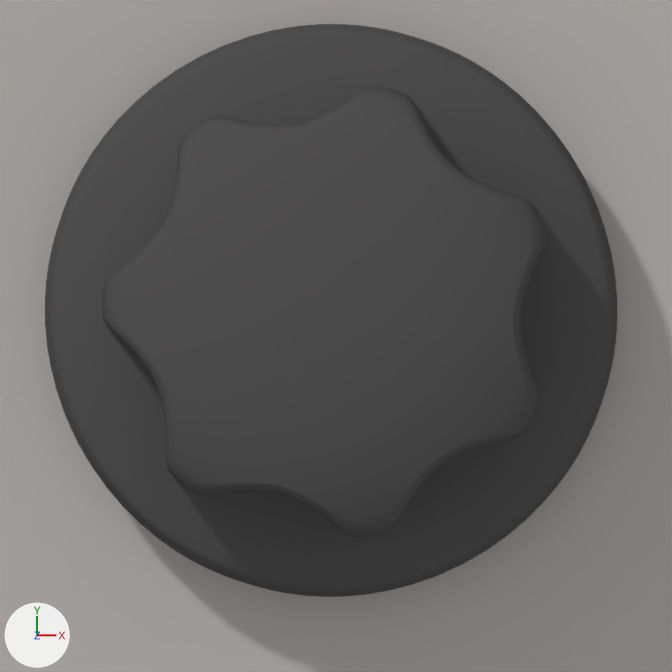
What one commit did to the Blender file trunk/data/tactile_knob_large.blend.
Camera for both pictures: the file's camera 'Camera'. Lighting does not change. The marker at lower left points along +X, +Y and +Z.

Script lines for the objects in view, before the commit:
```python
me_circle_template = bpy.data.meshes.new('Circle.template')
me_circle_template.from_pydata(...)  # 1261 vertices, 1260 faces; spans x -10.0..10.0, y -9.4..10.0, z 0.0..11.7
me_circle_template.materials.append(mat_material_002)  # dark grey #535252
me_plane = bpy.data.meshes.new('Plane')
me_plane.from_pydata([(1.0, 1.0, 0.0), (1.0, -1.0, 0.0), (-1.0, -1.0, 0.0), (-1.0, 1.0, 0.0)], [], [(0, 3, 2, 1)])
me_plane.materials.append(mat_plane)  # grey #b5b1ad
cu_nurbscircle = bpy.data.curves.new('NurbsCircle', 'CURVE')
cu_nurbscircle.dimensions = '3D'
_sp = cu_nurbscircle.splines.new('NURBS'); _sp.points.add(7)
_sp.points.foreach_set('co', [0.0, -1.0, 0.0, 1.0, -1.0, -1.0, 0.0, 0.354, -1.0, 0.0, 0.0, 1.0, -1.0, 1.0, 0.0, 0.354, 0.0, 1.0, 0.0, 1.0, 1.0, 1.0, 0.0, 0.354, 1.0, 0.0, 0.0, 1.0, 1.0, -1.0, 0.0, 0.354])
_sp.order_v = 0
_sp.use_cyclic_u = True
cu_nurbscircle.materials.append(mat_material_002)  # dark grey #535252
cu_nurbscircle.use_path = True
cu_nurbscircle.use_path_clamp = True
cu_nurbscircle.bevel_mode = 'OBJECT'
cu_nurbscircle.bevel_resolution = 0
cu_nurbscircle.fill_mode = 'HALF'
cu_nurbscircle.bevel_object = ob_beziercurve
ob_circle = bpy.data.objects.new('Circle', me_circle_template)
ob_circle.location = (0.0, 0.0, 2.02)
ob_circle.rotation_euler = (0.0, 0.0, 3.325)  # degrees (0, 0, 191)
_m = ob_circle.modifiers.new('Subsurf', 'SUBSURF')
_m.levels = 0
ob_nurbscircle = bpy.data.objects.new('NurbsCircle', cu_nurbscircle)
ob_nurbscircle.parent = ob_circle
ob_nurbscircle.location = (0.0, 0.0, 2.018)
ob_nurbscircle.rotation_euler = (0.0, 0.0, -2.06)  # degrees (0, 0, -118)
ob_nurbscircle.scale = (4.37, 4.37, 4.37)
ob_plane = bpy.data.objects.new('Plane', me_plane)
ob_plane.location = (0.0, 0.0, 0.0)
ob_plane.scale = (24.9, 24.9, 24.9)
```
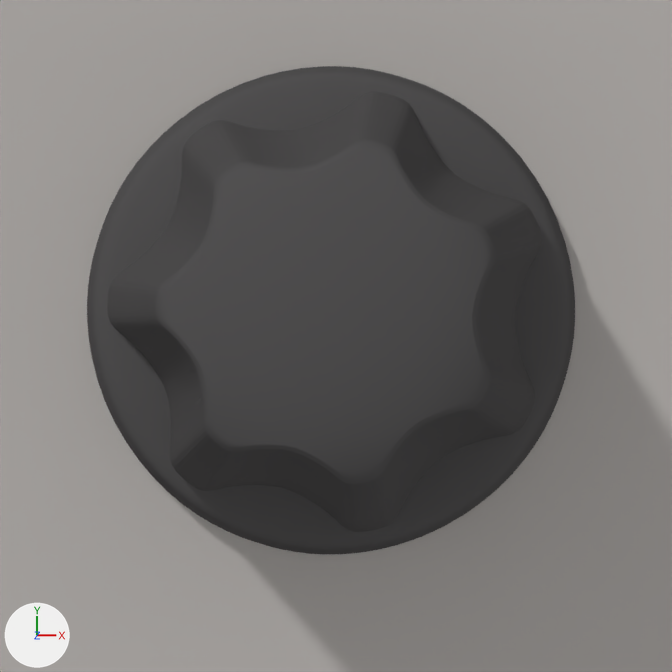
Boxes (x1, y1, x2, y2) around the edits, measured in the pictures (672 x 672 px):
```json
{"object": "Circle", "change": "reshaped, moved", "before": [102, 86, 547, 537], "after": [108, 92, 542, 532]}
{"object": "NurbsCircle", "change": "moved, rescaled", "before": [45, 24, 617, 597], "after": [87, 66, 575, 554], "on screen": "15% narrower, 15% shorter"}
```

The change, as JSON lines over the scene's bpy script:
```json
{"block": "me_circle_template", "where": "# used by ob_circle; location = (0.0, 0.0, 2.02); rotation_euler = (0.0, 0.0, 3.325), in degrees (0, 0, 191)"}
{"op": "remove", "block": "me_circle_template", "code": "me_circle_template.from_pydata(...)  # 1261 vertices, 1260 faces; spans x -10.0..10.0, y -9.4..10.0, z 0.0..11.7"}
{"op": "add", "block": "me_circle_template", "code": "me_circle_template.from_pydata(...)  # 1269 vertices, 1262 faces, 2 loose edges; spans x -10.0..10.0, y -9.4..10.0, z 0.0..18.0"}
{"block": "me_circle_template", "change": "me_circle_template part 1: 1192 vertices removed from x -10.0..10.0, y -9.4..10.0, z 0.0..11.7; 1200 vertices added at x -7.7..8.1, y -7.3..7.8, z 0.0..18.0"}
{"op": "set", "path": "ob_circle.location", "old": "(0.0, 0.0, 2.02)", "new": "(0.0, 0.0, 0.09)"}
{"op": "set", "path": "ob_nurbscircle.scale", "old": "(4.37, 4.37, 4.37)", "new": "(3.72, 3.72, 3.72)"}
```
